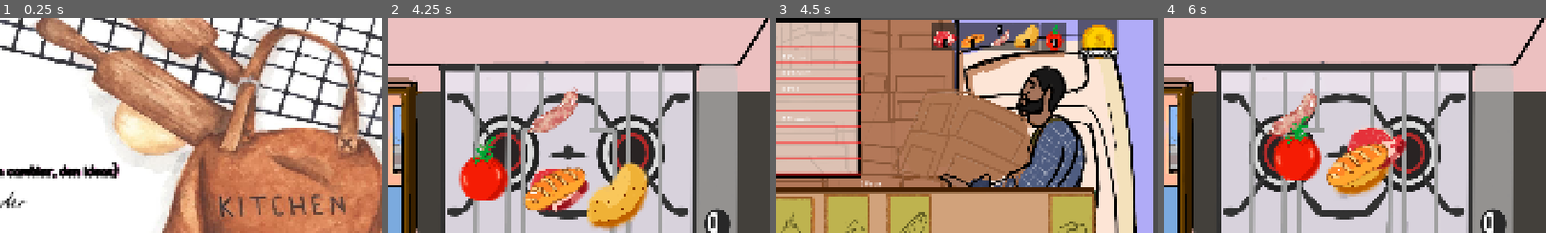
Above: before the commit, frames 1-4 (left to right).
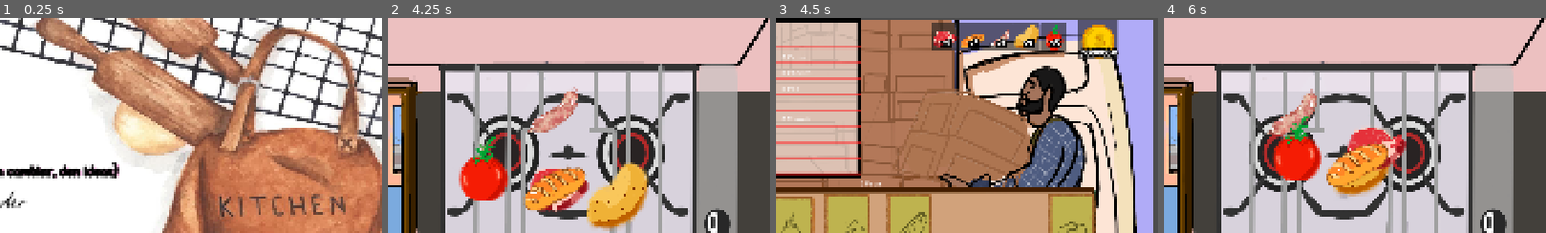
Above: after the commit, the same moments.

Repository: KimHana1/chorikazam
Game: Godot game, scene res://Escenas/control.tscn
The game is run twice, just before and just after one commit, with the same random seed, the same clock (stepped at 60 frames per second) and the same inputs.
Inputs (mouse positions are % of the whole screen's width and height, from its top left):
- Up to frame 1 (0.25 s): no input
- Up to frame 2 (4.25 s): click "Atender" at 0.5 s; click (47, 63) at 1.25 s; click (66, 13) at 2 s; click (22, 11) at 2.75 s; click (47, 65) at 3.5 s
- Up to frame 3 (4.5 s): click (8, 92) at 4.25 s
- Up to frame 4 (6 s): click (59, 88) at 5 s; click (8, 14) at 5.75 s
The pictures show only the part of the screen within x 50-100%, y 0-50%; the shares and areas given below are measured in that part.

Frames 1-2 are identical in both runs. In frame 3, 0.6% of the frame differs, in the area x 43-75%, y 3-14%; in frame 4, nothing differs.

Commit message:
hay inventario pero la fichas no se mueven

Diff:
--- a/Comercio/comer/EscenasComercio/InventarioGlobal.tscn
+++ b/Comercio/comer/EscenasComercio/InventarioGlobal.tscn
@@ -2,7 +2,6 @@
 
 [ext_resource type="PackedScene" uid="uid://e7xc1xcaym4m" path="res://Comercio/comer/EscenasComercio/ui_ingrediente_inventario.tscn" id="1_migqq"]
 [ext_resource type="Script" uid="uid://c6dkwhihnb2p8" path="res://Script/escena_principal.gd" id="1_yg8mm"]
-[ext_resource type="Script" uid="uid://dd3opo56bnw3l" path="res://Script/ui_ingrediente_inventario.gd" id="3_0vv8h"]
 [ext_resource type="Texture2D" uid="uid://dvyjwqpp74ehv" path="res://Sprites/ingredientes/pan.png" id="3_yg8mm"]
 [ext_resource type="Texture2D" uid="uid://dmopfrmf6phov" path="res://Sprites/ingredientes/papa.png" id="4_2s3y2"]
 [ext_resource type="Texture2D" uid="uid://bjv6tmtjmv0oa" path="res://Sprites/ingredientes/carne.png" id="5_av0tx"]
@@ -20,7 +19,7 @@
 
 [node name="UI Pan2" parent="." unique_id=991094107 groups=["ingrediente_global"] instance=ExtResource("1_migqq")]
 layout_mode = 2
-script = ExtResource("3_0vv8h")
+ingrediente_stringname = "carne"
 
 [node name="MarginContainer" parent="UI Pan2" index="0" unique_id=352211584]
 material = SubResource("CanvasItemMaterial_yg8mm")
@@ -33,7 +32,7 @@
 
 [node name="UI Pan" parent="." unique_id=1690099950 groups=["ingrediente_global"] instance=ExtResource("1_migqq")]
 layout_mode = 2
-script = ExtResource("3_0vv8h")
+ingrediente_stringname = "pan"
 
 [node name="TextureRect" parent="UI Pan/MarginContainer" parent_id_path=PackedInt32Array(1690099950, 352211584) index="0" unique_id=1733661662]
 texture = ExtResource("3_yg8mm")
@@ -43,7 +42,7 @@
 
 [node name="UI Chorizo" parent="." unique_id=756679913 groups=["ingrediente_global"] instance=ExtResource("1_migqq")]
 layout_mode = 2
-script = ExtResource("3_0vv8h")
+ingrediente_stringname = "chorizo"
 
 [node name="Label" parent="UI Chorizo/MarginContainer" parent_id_path=PackedInt32Array(756679913, 352211584) index="1" unique_id=614238358]
 text = "1
@@ -51,7 +50,7 @@
 
 [node name="UI Pan3" parent="." unique_id=42190810 groups=["ingrediente_global"] instance=ExtResource("1_migqq")]
 layout_mode = 2
-script = ExtResource("3_0vv8h")
+ingrediente_stringname = "papa"
 
 [node name="TextureRect" parent="UI Pan3/MarginContainer" parent_id_path=PackedInt32Array(42190810, 352211584) index="0" unique_id=1733661662]
 texture = ExtResource("4_2s3y2")
@@ -62,7 +61,7 @@
 
 [node name="UI Pan4" parent="." unique_id=1445486424 groups=["ingrediente_global"] instance=ExtResource("1_migqq")]
 layout_mode = 2
-script = ExtResource("3_0vv8h")
+ingrediente_stringname = "tomate"
 
 [node name="TextureRect" parent="UI Pan4/MarginContainer" parent_id_path=PackedInt32Array(1445486424, 352211584) index="0" unique_id=1733661662]
 texture = ExtResource("6_s7vg2")
